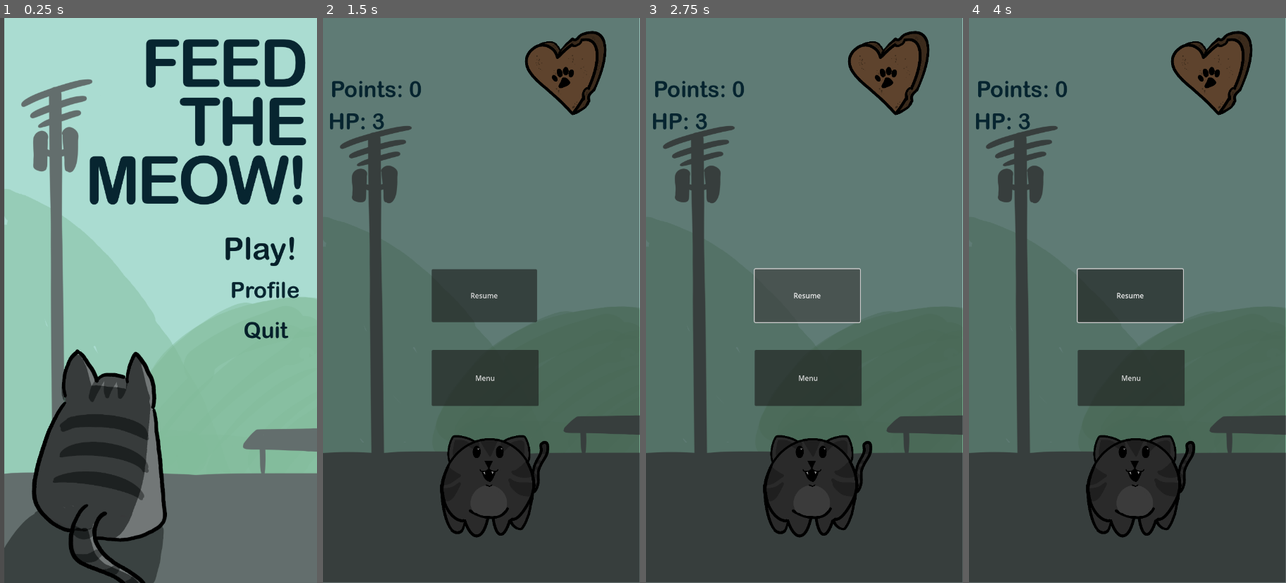
Above: before the commit, frames 1-4 (left to right).
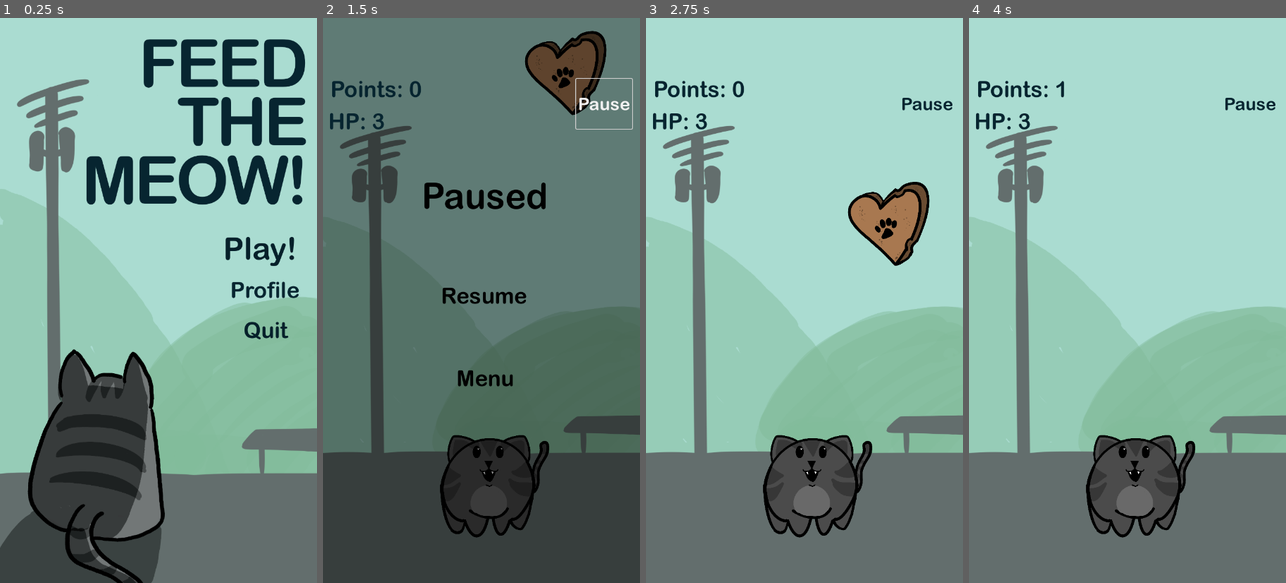
Above: after the commit, the same moments.

Repository: itspanna/CatGame
Game: Godot game, scene res://MainMenu.tscn
The game is run twice, just before and just after one commit, with the same random seed, the same clock (stepped at 60 frames per second) and the same inputs.
Inputs (mouse positions are in pixels of both pictures, inside the frame that each line leads up to):
- Up to frame 1 (0.25 s): no input
- Up to frame 2 (1.5 s): click "Play!" at 0.5 s; click "Pause" at 1.25 s
- Up to frame 3 (2.75 s): click (807, 294) at 2 s, where only the run after the commit has a clickable "Resume"
- Up to frame 4 (4 s): move the mouse to (1197, 272) at 2.77 s; click (1197, 272) at 2.92 s; drag from (1064, 328) to (1133, 486) at 3.52 s

The runs differ from the first frame. In frame 1, 8.1% of the frame differs, in the area x 0-97%, y 0-100%; in frame 2, 7.8%; in frame 3, 98%; in frame 4, 98%, in the area x 0-100%, y 0-100%.

Commit message:
Add files via upload

Diff:
--- a/catgame/GameOver.gd
+++ b/catgame/GameOver.gd
@@ -2,8 +2,10 @@
 
 func _on_replay_button_pressed():
 	print("pressed")
-	get_tree().change_scene_to_file("res://game.tscn") # Replace with function body.
+	get_tree().paused = false
+	get_tree().change_scene_to_file("res://game.tscn")
 
 func _on_main_menu_button_pressed():
 	print("Pressed")
+	get_tree().paused = false
 	get_tree().change_scene_to_file("res://MainMenu.tscn")
--- a/catgame/GameOver.tscn
+++ b/catgame/GameOver.tscn
@@ -16,11 +16,11 @@
 mouse_filter = 2
 color = Color(0.152941, 0.152941, 0.152941, 0.584314)
 
-[node name="Label" type="Label" parent="."]
+[node name="Label" type="Label" parent="ColorRect"]
 layout_mode = 0
 offset_left = 169.0
 offset_top = 368.0
-offset_right = 556.0
+offset_right = 561.0
 offset_bottom = 465.0
 theme_override_fonts/font = ExtResource("2_ed0rt")
 theme_override_font_sizes/font_size = 70
@@ -29,6 +29,7 @@
 vertical_alignment = 1
 
 [node name="ReplayButton" type="Button" parent="."]
+process_mode = 3
 layout_mode = 0
 offset_left = 145.0
 offset_top = 530.0
@@ -36,10 +37,12 @@
 offset_bottom = 640.0
 theme_override_fonts/font = ExtResource("2_ed0rt")
 theme_override_font_sizes/font_size = 50
+action_mode = 0
 text = "Replay
 "
 
 [node name="MainMenuButton" type="Button" parent="."]
+process_mode = 3
 layout_mode = 0
 offset_left = 147.0
 offset_top = 664.0
--- a/catgame/MainMenu.tscn
+++ b/catgame/MainMenu.tscn
@@ -15,7 +15,6 @@
 
 [node name="TextureRect" type="TextureRect" parent="Control"]
 layout_mode = 0
-offset_left = 10.0
 offset_top = -161.0
 offset_right = 727.0
 offset_bottom = 1391.0
--- /dev/null
+++ b/catgame/PauseButton.gd
@@ -0,0 +1,11 @@
+extends Button
+
+@onready var pause_menu = $"../../PauseMenu"
+
+func _ready():
+	connect("pressed", Callable(self, "_on_pause_pressed"))
+
+
+func _on_pressed() -> void:
+	print("Pause")
+	pause_menu.toggle_pause()
--- a/catgame/game.gd
+++ b/catgame/game.gd
@@ -1,18 +1 @@
 extends Node2D
-
-#HULYE UNDORITO PAUSE GOMB AMUGY XDDDD NEM MUKODIK MÉG RÁK EGYE MEG
-#ÖLJETEK MEG PLS
-
-@onready var pause_menu = $PauseMenu  # Pause menü referenciája
-@onready var pause_button = $HUD/Pause  # Hivatkozás a Pause gombra
-
-func _ready():
-	if not pause_button.pressed.is_connected(_on_pause_pressed):
-		pause_menu.toggle_pause()
-
-func _input(event):
-	if event.is_action_pressed("escape"):  # ESC gombbal is működjön
-		pause_menu.toggle_pause()
-
-func _on_pause_pressed() -> void:
-	pause_menu.toggle_pause() # Replace with function body.
--- a/catgame/game.tscn
+++ b/catgame/game.tscn
@@ -10,6 +10,7 @@
 [ext_resource type="PackedScene" uid="uid://5b5u54ujtn2i" path="res://bad_item.tscn" id="8_i6cop"]
 [ext_resource type="FontFile" uid="uid://bgi7pk5y2xcqv" path="res://arialroundedmtbold.ttf" id="9_0hh37"]
 [ext_resource type="Texture2D" uid="uid://ccmvwytq6qp3m" path="res://macs2.png" id="9_aye81"]
+[ext_resource type="Script" path="res://PauseButton.gd" id="11_f2xbc"]
 [ext_resource type="Script" path="res://pausemenu.gd" id="11_t0s23"]
 
 [sub_resource type="RectangleShape2D" id="RectangleShape2D_xbx7d"]
@@ -22,6 +23,12 @@
 font = ExtResource("9_0hh37")
 font_size = 50
 font_color = Color(0.0235294, 0.141176, 0.184314, 1)
+
+[sub_resource type="LabelSettings" id="LabelSettings_mab67"]
+font = ExtResource("9_0hh37")
+font_size = 80
+font_color = Color(0, 0, 0, 1)
+shadow_size = 20
 
 [node name="Node2D" type="Node2D" groups=["PauseMenu"]]
 script = ExtResource("1_u86lw")
@@ -89,7 +96,7 @@
 text = "HP: 3
 "
 
-[node name="Pause" type="Button" parent="HUD"]
+[node name="PauseButton" type="Button" parent="HUD"]
 offset_left = 575.0
 offset_top = 138.0
 offset_right = 702.0
@@ -99,6 +106,7 @@
 theme_override_font_sizes/font_size = 40
 text = "Pause"
 flat = true
+script = ExtResource("11_f2xbc")
 
 [node name="good_item" parent="." instance=ExtResource("7_eigdm")]
 position = Vector2(557, -243)
@@ -108,33 +116,57 @@
 anchors_preset = 0
 offset_right = 722.0
 offset_bottom = 1287.0
+mouse_filter = 2
 script = ExtResource("11_t0s23")
 
 [node name="ColorRect" type="ColorRect" parent="PauseMenu"]
 layout_mode = 0
-offset_right = 719.0
-offset_bottom = 1278.0
+offset_top = -4.0
+offset_right = 723.0
+offset_bottom = 1284.0
 mouse_filter = 2
 color = Color(0, 0, 0, 0.439216)
 
-[node name="Resume" type="Button" parent="PauseMenu"]
+[node name="Label" type="Label" parent="PauseMenu/ColorRect"]
+layout_mode = 0
+offset_left = 166.0
+offset_top = 360.0
+offset_right = 569.0
+offset_bottom = 464.0
+text = "Paused"
+label_settings = SubResource("LabelSettings_mab67")
+horizontal_alignment = 1
+
+[node name="ResumeButton" type="Button" parent="PauseMenu"]
+process_mode = 3
 layout_mode = 0
 offset_left = 247.0
 offset_top = 569.0
 offset_right = 486.0
 offset_bottom = 689.0
+theme_override_colors/font_color = Color(0, 0, 0, 1)
+theme_override_fonts/font = ExtResource("9_0hh37")
+theme_override_font_sizes/font_size = 50
 text = "Resume
 "
+flat = true
 
-[node name="Menu" type="Button" parent="PauseMenu"]
+[node name="MenuButton" type="Button" parent="PauseMenu"]
+process_mode = 3
 layout_mode = 0
 offset_left = 247.0
 offset_top = 752.0
 offset_right = 490.0
 offset_bottom = 879.0
+mouse_default_cursor_shape = 2
+theme_override_colors/font_color = Color(0, 0, 0, 1)
+theme_override_fonts/font = ExtResource("9_0hh37")
+theme_override_font_sizes/font_size = 50
+action_mode = 0
 text = "Menu"
+flat = true
 
-[connection signal="pressed" from="HUD/Pause" to="." method="_on_pause_pressed"]
+[connection signal="pressed" from="HUD/PauseButton" to="HUD/PauseButton" method="_on_pressed"]
 [connection signal="body_entered" from="good_item" to="HUD" method="_on_good_item_body_entered"]
-[connection signal="pressed" from="PauseMenu/Resume" to="PauseMenu" method="_on_resume_pressed"]
-[connection signal="pressed" from="PauseMenu/Menu" to="PauseMenu" method="_on_menu_pressed"]
+[connection signal="pressed" from="PauseMenu/ResumeButton" to="PauseMenu" method="_on_resume_button_pressed"]
+[connection signal="pressed" from="PauseMenu/MenuButton" to="PauseMenu" method="_on_menu_button_pressed"]
--- a/catgame/hud.gd
+++ b/catgame/hud.gd
@@ -1,36 +1,3 @@
-#extends CanvasLayer
-
-#var pont_collected = 0
-#var hp: int = 3
-
-#@onready var goodtem = $good_item
-#@onready var badtem = $bad_item
-
-#func _ready():
-	#$Counter.text = "Pontok: " + str(pont_collected)
-
-#func update_hp_display():
-	#$HP.text = "HP: " + str(hp)
-
-#func decrease_hp():
-	#hp -= 1
-	#update_hp_display()
-
-	#if hp <= 0:
-		#game_over()
-
-#func game_over():
-	#$HP.text = "Game over"
-	#get_tree().paused = true
-
-
-#func _on_good_item_body_entered(body:Area2D) -> void:
-	#print("Ütközött: ", body.name)  # Kiírja, melyik objektumot érzékelte
-	#pont_collected += 1
-	#$Counter.text = "Pontok: " + str(pont_collected)
-	#body.queue_free()
-
-
 extends CanvasLayer
 
 var hp: int = 3
--- a/catgame/pausemenu.gd
+++ b/catgame/pausemenu.gd
@@ -1,20 +1,20 @@
 extends Control
 
+@onready var resume_button = $ResumeButton
+@onready var menu_button = $MenuButton
+
 func _ready():
-	hide()
+	hide()  # Kezdetben elrejti a pause menüt
 
 func toggle_pause():
 	get_tree().paused = !get_tree().paused
 	visible = get_tree().paused
 
-	var pause_button = get_parent().get_node("HUD/Pause")
-	pause_button.visible = !get_tree().paused
+func _on_resume_button_pressed() -> void:
+	hide()
+	get_tree().paused = false
 
-func _on_resume_pressed() -> void:
-	print("pressed")
-	toggle_pause()
-
-func _on_menu_pressed() -> void:
-	print("Pressed")
+func _on_menu_button_pressed() -> void:
+	print("Menu gomb")
 	get_tree().paused = false
 	get_tree().change_scene_to_file("res://MainMenu.tscn")
--- a/catgame/profile.tscn
+++ b/catgame/profile.tscn
@@ -15,6 +15,7 @@
 script = ExtResource("1_k2f8d")
 
 [node name="TextureRect" type="TextureRect" parent="."]
+layout_mode = 0
 offset_top = -70.0
 offset_right = 715.0
 offset_bottom = 1477.0
@@ -22,6 +23,7 @@
 expand_mode = 1
 
 [node name="Logout" type="Button" parent="."]
+layout_mode = 0
 offset_left = 256.0
 offset_top = 716.0
 offset_right = 486.0
@@ -33,6 +35,7 @@
 flat = true
 
 [node name="Back" type="Button" parent="."]
+layout_mode = 0
 offset_left = 254.0
 offset_top = 832.0
 offset_right = 486.0
@@ -44,6 +47,7 @@
 flat = true
 
 [node name="Delete" type="Button" parent="."]
+layout_mode = 0
 offset_left = 217.0
 offset_top = 942.0
 offset_right = 518.0
@@ -55,6 +59,7 @@
 flat = true
 
 [node name="Welcome" type="Label" parent="."]
+layout_mode = 0
 offset_left = 46.0
 offset_top = 145.0
 offset_right = 479.0
@@ -63,6 +68,7 @@
 label_settings = SubResource("LabelSettings_8c6kd")
 
 [node name="Email" type="Label" parent="."]
+layout_mode = 0
 offset_left = 54.0
 offset_top = 232.0
 offset_right = 575.0
@@ -73,6 +79,7 @@
 text = "Email:"
 
 [node name="Label" type="Label" parent="."]
+layout_mode = 0
 offset_left = 52.0
 offset_top = 379.0
 offset_right = 558.0
--- a/catgame/project.godot
+++ b/catgame/project.godot
@@ -12,7 +12,7 @@
 
 config/name="Catgame"
 run/main_scene="res://MainMenu.tscn"
-config/features=PackedStringArray("4.4", "Mobile")
+config/features=PackedStringArray("4.3", "Mobile")
 config/icon="res://macs2.png"
 
 [display]
Not shown: 1 places in catgame/MainMenu.tscn that only renumber resources
Not shown: 1 places in catgame/Register_screen.tscn that only renumber resources
Not shown, changed: catgame/arialroundedmtbold.ttf.import
Not shown: 1 places in catgame/game.tscn that only renumber resources
Not shown: 1 places in catgame/login_screen.tscn that only renumber resources
Not shown: 1 places in catgame/profile.tscn that only renumber resources
